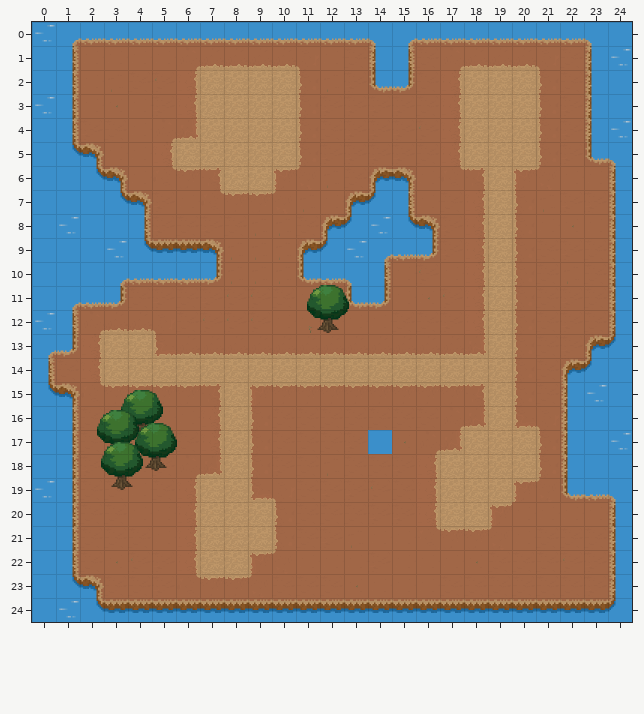
Two versions of a level (Tiled map (JSON), res/images/world/world01.tmj). This is how it looked before the edit.
Cells are 32x32 px. Shown: x 0..24, y 0..24.
Now the later version:
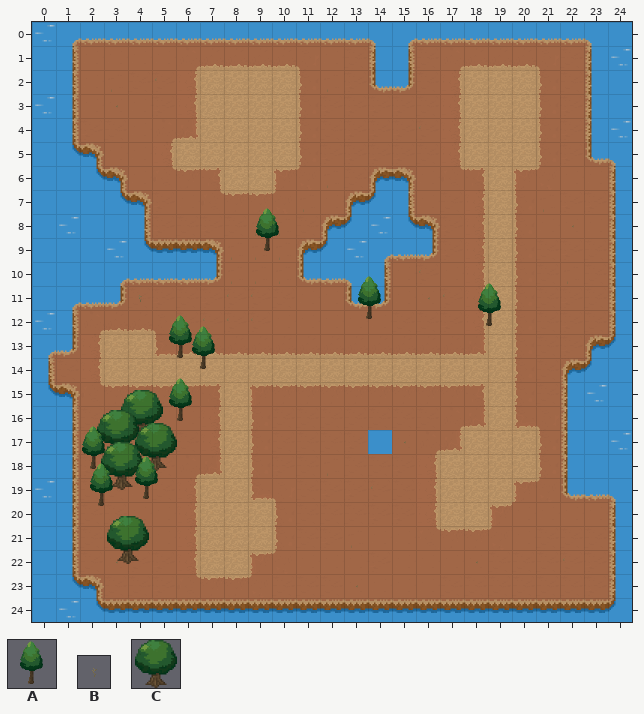
Key: from "TreeTall": A 0; from "grass01": B 0; from "tree01": C 0.
Objects are placed by their top-left corner, in cells (3,4 is the top-left corner of cell 3,4); size is 1x1 cell unless given.
Author's note on the commit: collision decor checker
The exact change:
Layer "decorLayer":
changed: B "grass" at 11.1,12.3 -> B "grass" at 4,11
changed: C "tree" at 3.6,15.3 size 2x2 -> C "treeWide" at 3.6,15.3 size 2x2
changed: C "tree" at 2.6,16.2 size 2x2 -> C "treeWide" at 2.6,16.2 size 2x2
changed: C "tree" at 4.2,16.7 size 2x2 -> C "treeWide" at 4.2,16.7 size 2x2
changed: C "tree" at 2.8,17.5 size 2x2 -> C "treeWide" at 2.8,17.5 size 2x2
added: A "treeTall" at 8.8,7.7 size 2x2
added: A "treeTall" at 13.1,10.5 size 2x2
added: A "treeTall" at 18.1,10.8 size 2x2
added: A at 5.2,12.2 size 2x2
added: A "treeTall" at 6.2,12.6 size 2x2
added: A "treeTall" at 5.2,14.8 size 2x2
added: A "treeTall" at 1.6,16.8 size 2x2
added: A "treeTall" at 3.8,18 size 2x2
added: A "treeTall" at 1.9,18.3 size 2x2
added: C "treeWide" at 3,20.6 size 2x2
removed: C "tree" at 11.3,11 size 2x2
Changed places in both pictures, as pixel boxes (x1, y1, x2, y2):
added: (256, 208, 279, 251)
changed: (307, 276, 381, 333)
added: (478, 283, 501, 326)
new place: (138, 295, 142, 302)
added: (169, 315, 215, 369)
changed: (82, 378, 192, 506)
added: (107, 516, 149, 564)
